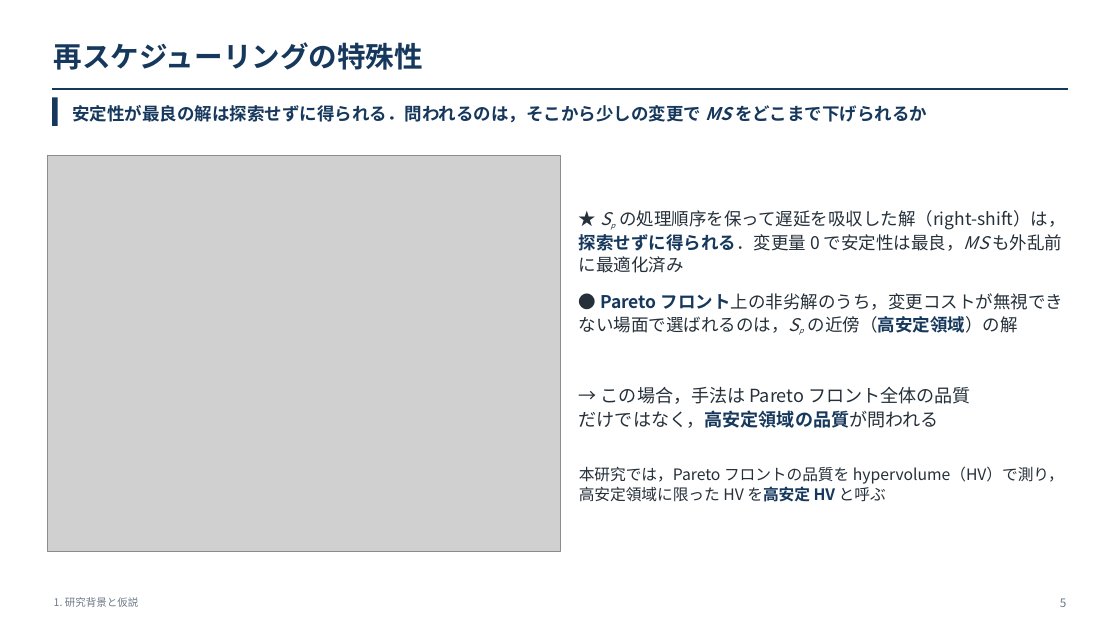
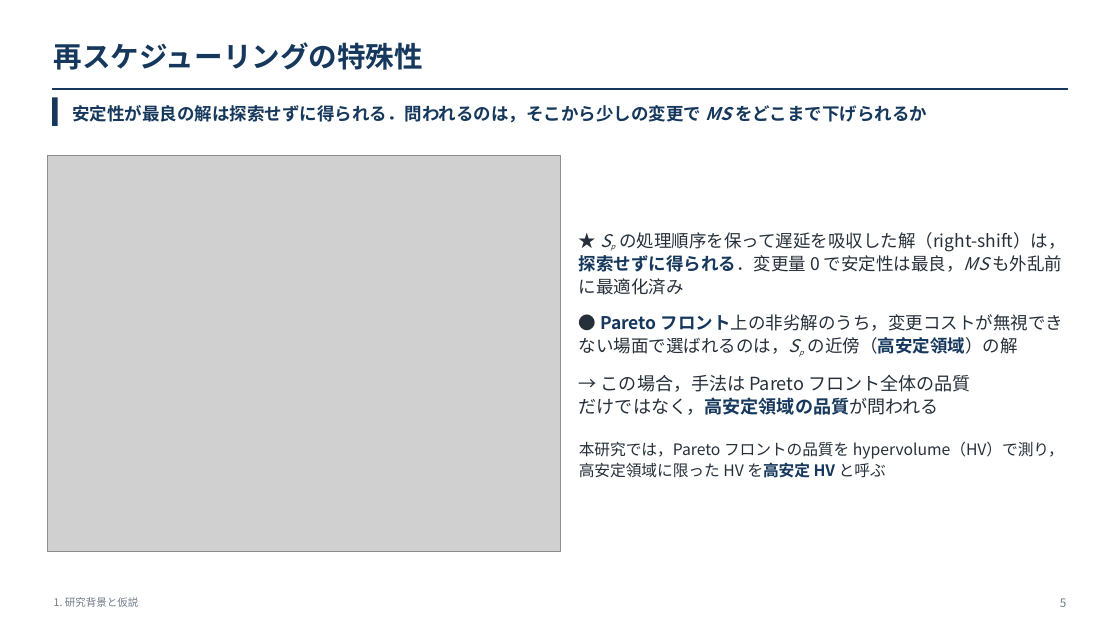
Before and after one commit to kitotakumi/stability_scheduling, a slide deck: slide 5 of doc/presentation_materials/JIMA2026fall_発表.pptx. Drawn at 1120x630 pixels with LibreOffice and Linux fonts; fonts in the diff are those of the drawing; grey boxes stand for pictures. Boxes give left, top, right and bottom in pixels: in the first picture for what was removed or moved away, otherwise in the second. Text is boxed around its words. In the diff, an @@ line names an element or a change of style, - is before the commit and + after.

```diff
--- a/doc/presentation_materials/JIMA2026fall_発表.pptx
+++ b/doc/presentation_materials/JIMA2026fall_発表.pptx
@@ text "★ Sp の処理順序を保って遅延を吸収した解（right-shift）は，探索せずに得られる．変更量 0 で安定性は最良 ...": place and size @@
-text "★ Sp の処理順序を保って遅延を吸収した解（right-shift）は，探索せずに得られる．変更量 0 で安定性は最良 ..." at (579,210,1066,333)
+text "★ Sp の処理順序を保って遅延を吸収した解（right-shift）は，探索せずに得られる．変更量 0 で安定性は最良 ..." at (579,232,1066,478)
@@ text "★ Sp の処理順序を保って遅延を吸収した解（right-shift）は，探索せずに得られる．変更量 0 で安定性は最良 ..." at (579,232,1066,478): vertical alignment top to middle @@
@@ text at (579,374,1064,478): paragraphs added @@
+→ この場合，手法は Pareto フロント全体の品質
+だけではなく，高安定領域の品質が問われる
+本研究では，Pareto フロントの品質を hypervolume（HV）で測り，高安定領域に限った HV を高安定 HV と呼ぶ
@@ text removed at (579,386,971,428) @@
-→ この場合，手法は Pareto フロント全体の品質
-だけではなく，高安定領域の品質が問われる
@@ text removed at (579,466,1064,502) @@
-本研究では，Pareto フロントの品質を hypervolume（HV）で測り，高安定領域に限った HV を高安定 HV と呼ぶ
```
Also in this commit, not shown: 7 other files.
